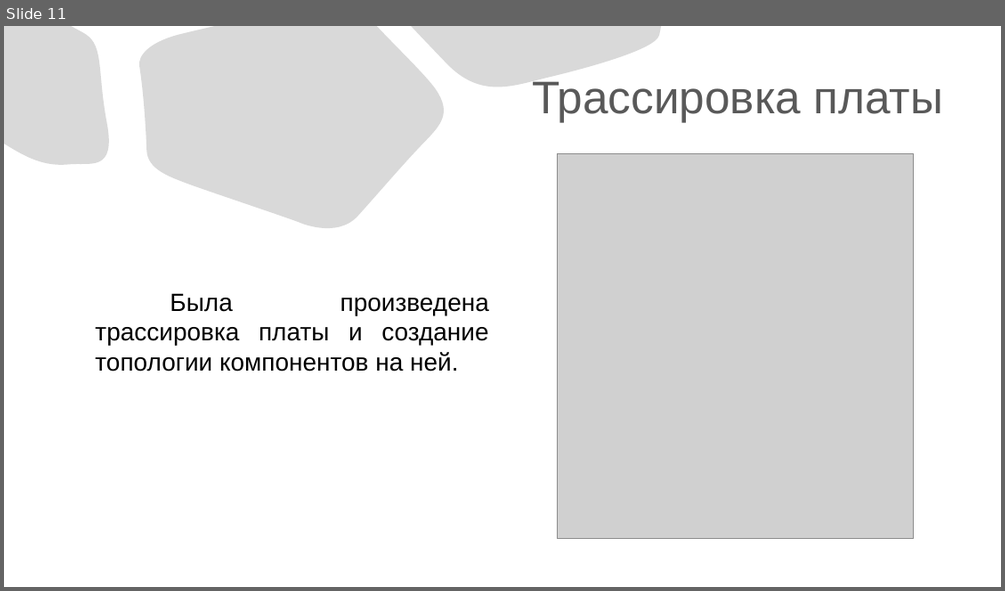
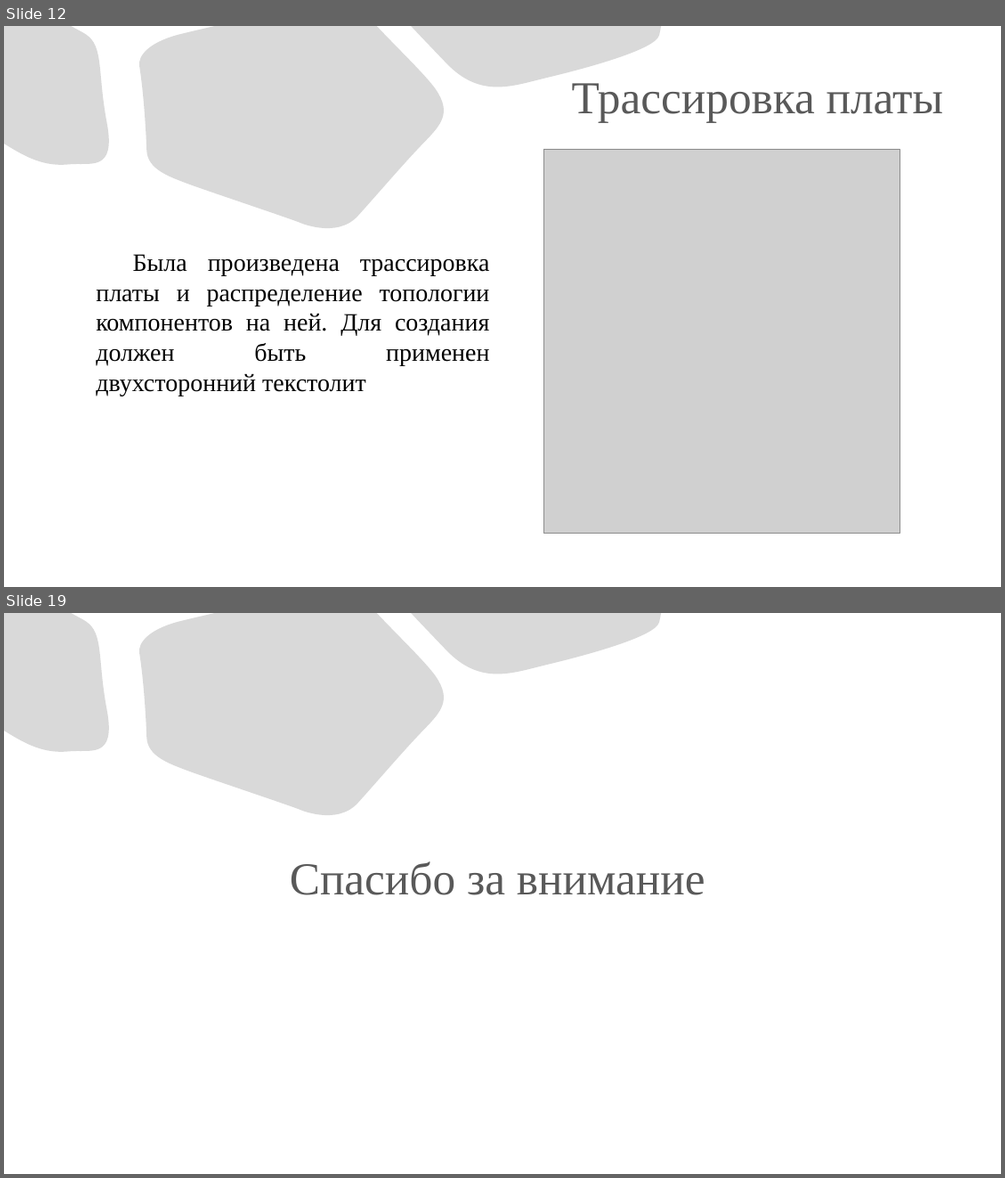
Before and after one commit to eterline/course-project-oscilloscope, a slide deck: save-to-usb/Презентация «Осциллограф».pptx. Shown one above the other, each under a label of ours: slide 11 before the commit, slides 12 and 19 after it; the slides between them are not shown. The pictures are 1005x591 and 1005x1178 pixels, drawn with LibreOffice and Linux fonts; fonts in the diff are those of the drawing; grey boxes stand for pictures. Boxes give left, top, right and bottom in pixels: in the first picture for what was removed or moved away, otherwise in the second. Text is boxed around its words. In the diff, an @@ line names an element or a change of style, - is before the commit and + after.

```diff
--- a/save-to-usb/Презентация «Осциллограф».pptx
+++ b/save-to-usb/Презентация «Осциллограф».pptx
@@ slide 19 added at (4, 613, 1001, 1174), background #FFFFFF; not listed: 3 template elements that a slide beside it also shows @@
@@ title added at (290, 861, 705, 895), 44 pt, text #595959 @@
+Спасибо за внимание
@@ what was slide 11 is now slide 12 @@
@@ slide 12 changed as well @@
@@ title "Трассировка платы" at (572, 83, 943, 123): font Arial to Times New Roman @@
@@ picture: place and size @@
-picture at (557, 154, 914, 539)
+picture at (544, 149, 900, 533)
@@ text at (96, 254, 490, 395): text changed; font Arial to Times New Roman @@
-Была произведена трассировка платы и создание топологии компонентов на ней.
+Была произведена трассировка платы и распределение топологии компонентов на ней. Для создания должен быть применен двухсторонний текстолит
```
Also in this commit, not shown: 8 other slides changed, 8 other slides added, 1 slide removed, 38 other files.
